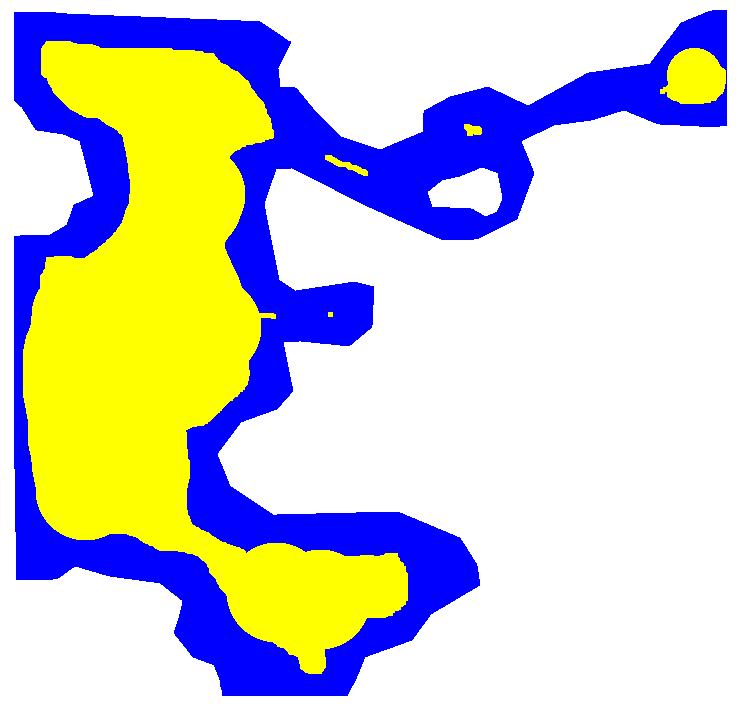
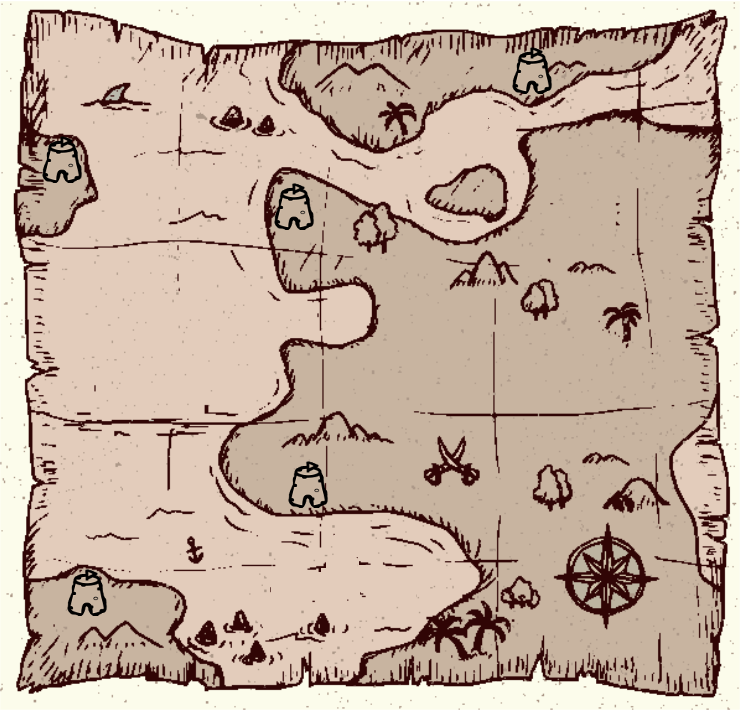
The second 740 x 710 image is a revision of the first. Changes to its layers:
hid "pool locations" over box(23, 41, 726, 674)
hid "monter locations" over box(71, 48, 665, 638)
hid "water" over box(14, 10, 727, 696)
showed "city icons", painted on it over box(42, 47, 553, 616)
showed "map" over box(14, 10, 727, 696)
showed "map base" over box(0, 1, 740, 710)
